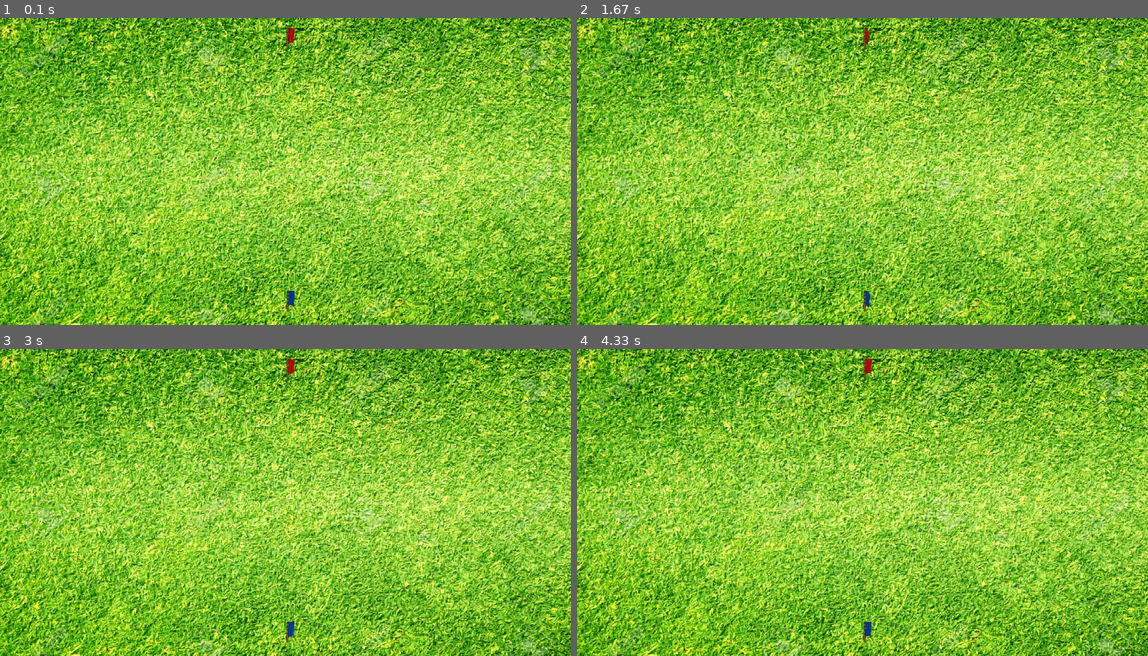
Above: before the commit, frames 1-4 (two rows, left to right).
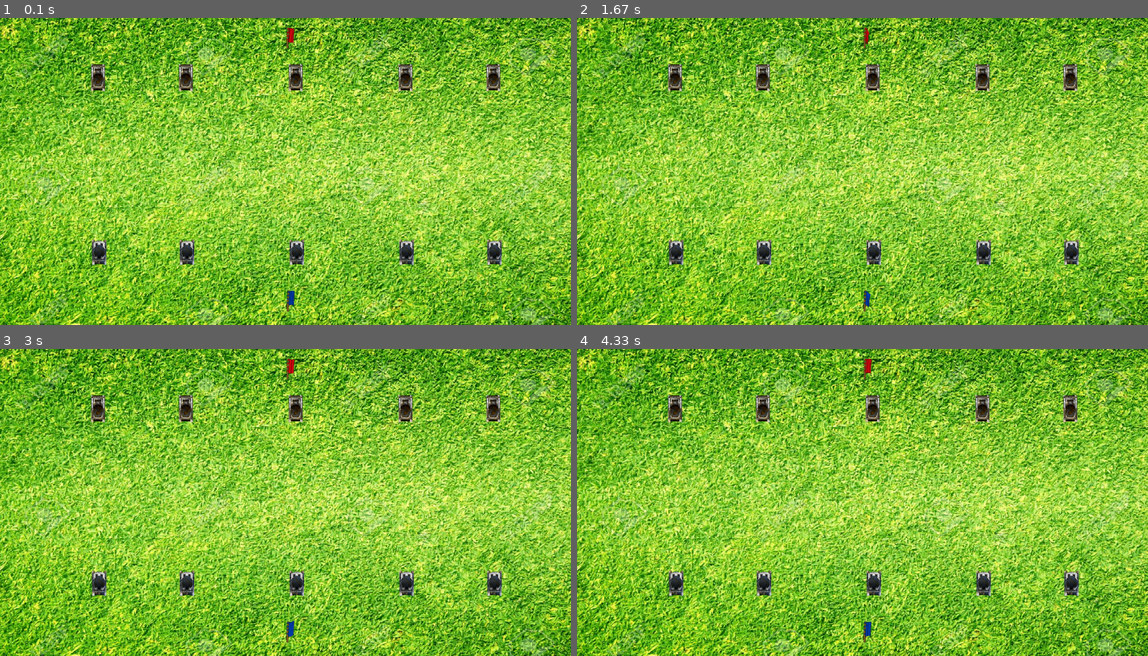
Above: after the commit, the same moments.

Repository: khanhtran-cse/ass-game-2018
Game: pygame game, started from main.py
The game is run twice, just before and just after one commit, with the same random seed, the same clock (stepped at 60 frames per second) and the same inputs.
Inputs:
- Up to frame 1 (0.1 s): no input
- Up to frame 2 (1.67 s): no input
- Up to frame 3 (3 s): no input
- Up to frame 4 (4.33 s): no input

The runs differ from the first frame. In frame 1, 2.1% of the frame differs, in the area x 15-88%, y 14-83%; in frame 2, 2.1%; in frame 3, 2.1%; in frame 4, 2.1%.

Commit message:
[UPDATE] tank, team, main

Diff:
--- a/flag.py
+++ b/flag.py
@@ -18,5 +18,5 @@
 		self.index += 1
 		if self.index >= self.number_image:
 			self.index = 0
-		print(self.index)
+		# print(self.index)
 		self.image = self.images[self.isEnemy*7 + self.index]
--- a/main.py
+++ b/main.py
@@ -13,11 +13,14 @@
 	background = pygame.transform.scale(background, WINDOW_SIZE)
 
 	# init team
-	# posEnemy = [(200, 100),(500, 100), (650, 100), (800,100), (1100,100)]
-	# teamEnemy = Team(posEnemy)
+	posEnemy = [(200, 100),(400, 100), (650, 100), (900,100), (1100,100)]
 
-	# posAlly = [(200, 600), (500, 600), (650, 1150), (800, 600), (1100,  600)]
-	# teamAlly = Team(posAlly)
+	teamEnemyGroup = pygame.sprite.Group()
+	Team(teamEnemyGroup,posEnemy, False)
+
+	posAlly = [(200, 500), (400, 500), (650, 500), (900, 500), (1100,  500)]
+	teamAllyGroup = pygame.sprite.Group()
+	Team(teamAllyGroup,posAlly,  True)
 
 	# flag
 	posFlagEnemy = (650, 20)
@@ -39,6 +42,8 @@
 
 		flagGroup.update()
 		flagGroup.draw(screen)
+		teamEnemyGroup.draw(screen)
+		teamAllyGroup.draw(screen)
 
 		pygame.display.flip()
 		clock.tick(FPS)
--- a/tankbase.py
+++ b/tankbase.py
@@ -1,5 +1,6 @@
 
 from const import *
+from util import *
 
 class BaseTank(pygame.sprite.Sprite):
 
@@ -11,12 +12,19 @@
 	def __init__(self, pos):
 		pygame.sprite.Sprite.__init__(self)
 
-		self.image = pygame.Surface(self.size_image)
-		self.image.fill(COLOR_BLUE)
-		self.rect = (pos, self.size_image)
+		self.image_sprite = pygame.image.load('./images/tank-sprite-png-2.png')
 
 		self.pos = pos
 		self.hp = TANK_HP
+
+	def tank1_image(self):
+		self.image = self.image_sprite.subsurface((182,15,232 - 182,88-15))
+		self.rect = (self.pos, (232 - 182,88-15))
+
+	def tank2_image(self):
+		self.image = self.image_sprite.subsurface((182,345,232 - 182,415-345))
+		self.rect = (self.pos, (232 - 182,415-345))
+
 
 	def updateIsDestroy(self):
 		self.isDestroy = True
--- a/team.py
+++ b/team.py
@@ -3,12 +3,16 @@
 
 class Team:
 
-	def __init__(self, pos):
+	def __init__(self, teamGroup, pos, isAlly):
 		self.teamSize = TEAM_SIZE
-		teamGroup = pygame.sprite.Group()
-
-		for i in range(self.teamSize):
+		self.teamGroup = teamGroup
+		for i in range(len(pos)):
+			print(pos[i])
 			tank = BaseTank(pos[i])
-			teamGroup.add(tank)
+			if(isAlly):
+				tank.tank1_image()
+			else:
+				tank.tank2_image()
+			self.teamGroup.add(tank)
 
 	# def
Binary file added: images/tank-sprite-png-2.png
Binary file added: images/tank-sprite-png-3.png
